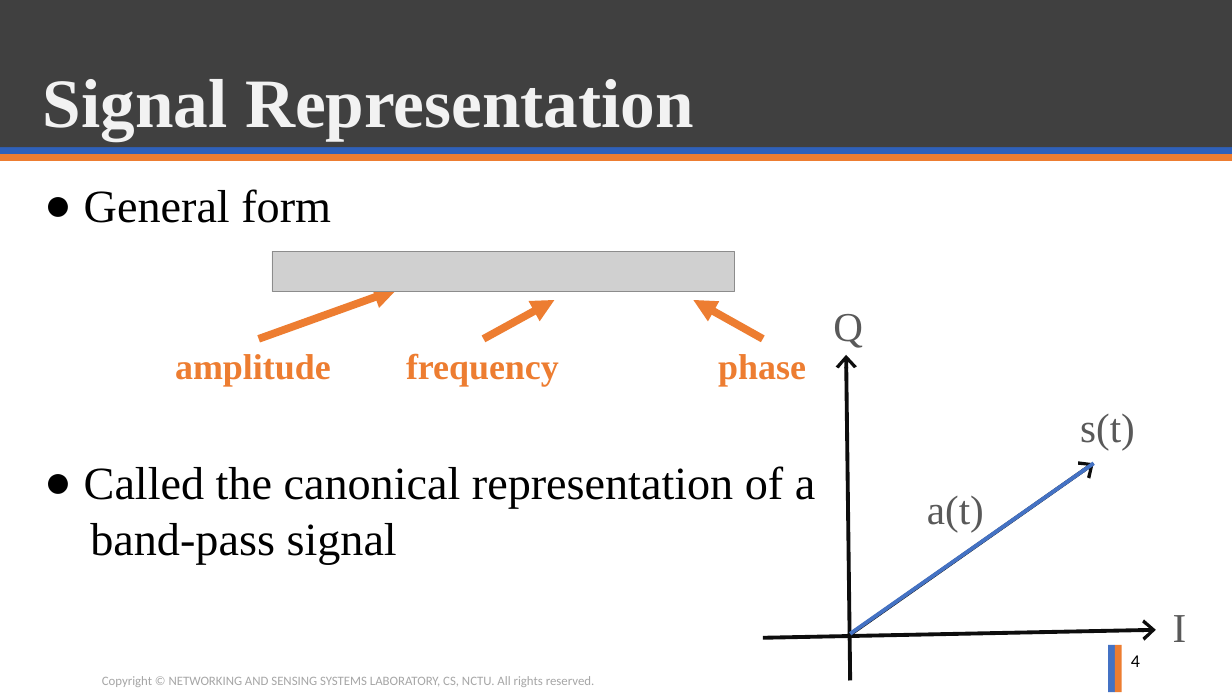
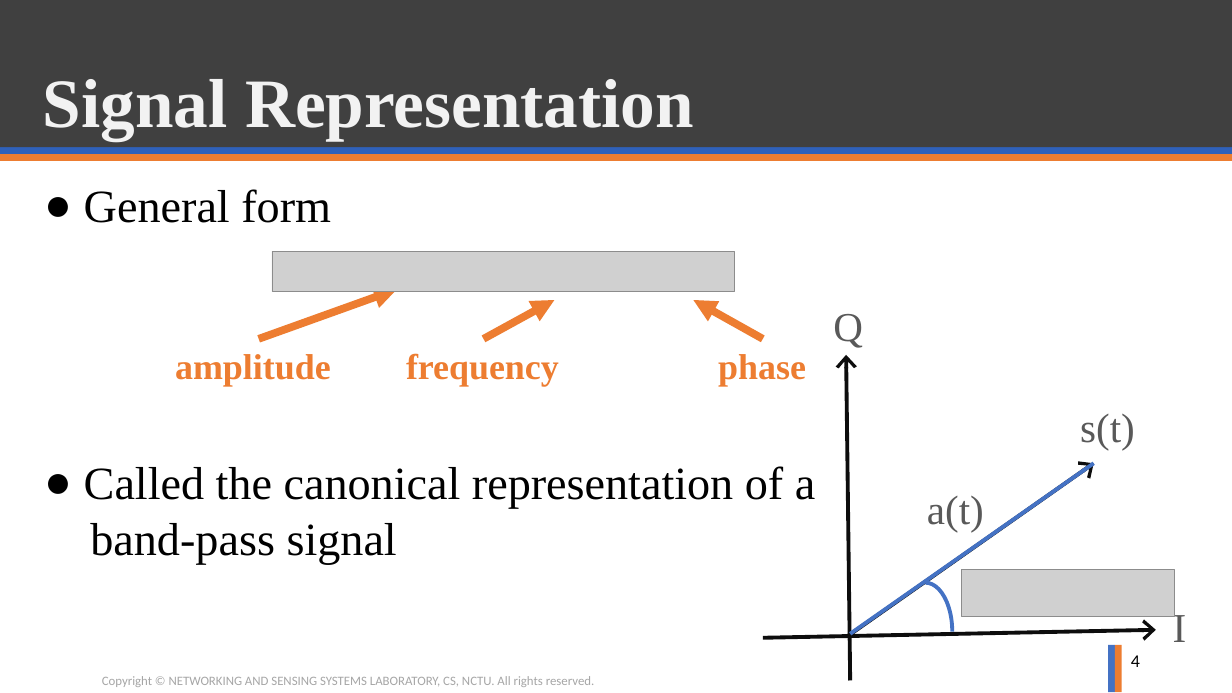
Before and after one commit to ghostkingwilly/Signal_Training_Freshman, a slide deck: slide 4 of Freshman_Training.pptx. Drawn at 1232x693 pixels with LibreOffice and Linux fonts; fonts in the diff are those of the drawing; grey boxes stand for pictures; background and template pictures are left out. Boxes give left, top, right and bottom in pixels: in the first picture for what was removed or moved away, otherwise in the second. Text is boxed around its words. In the diff, an @@ line names an element or a change of style, - is before the commit and + after.

Commit message:
ppt update

```diff
--- a/Freshman_Training.pptx
+++ b/Freshman_Training.pptx
@@ arc (boxed as its full ellipse) added at bbox=[899, 583, 953, 681], outline #4472C4 3 pt @@
@@ picture added at bbox=[962, 570, 1176, 616] @@
```
